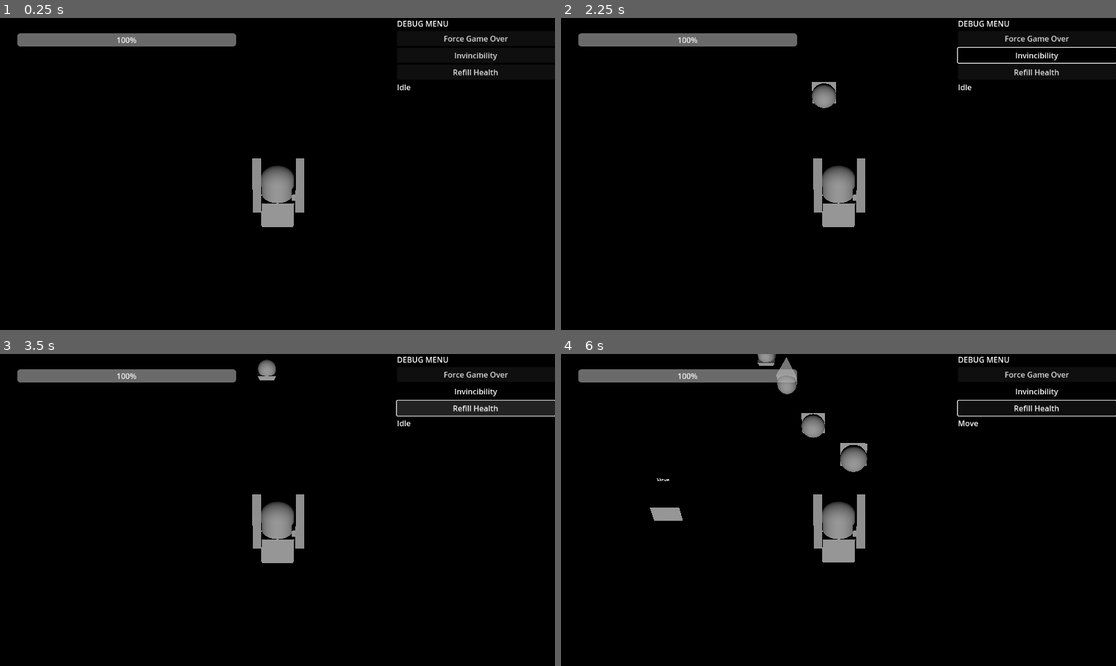
Above: before the commit, frames 1-4 (two rows, left to right).
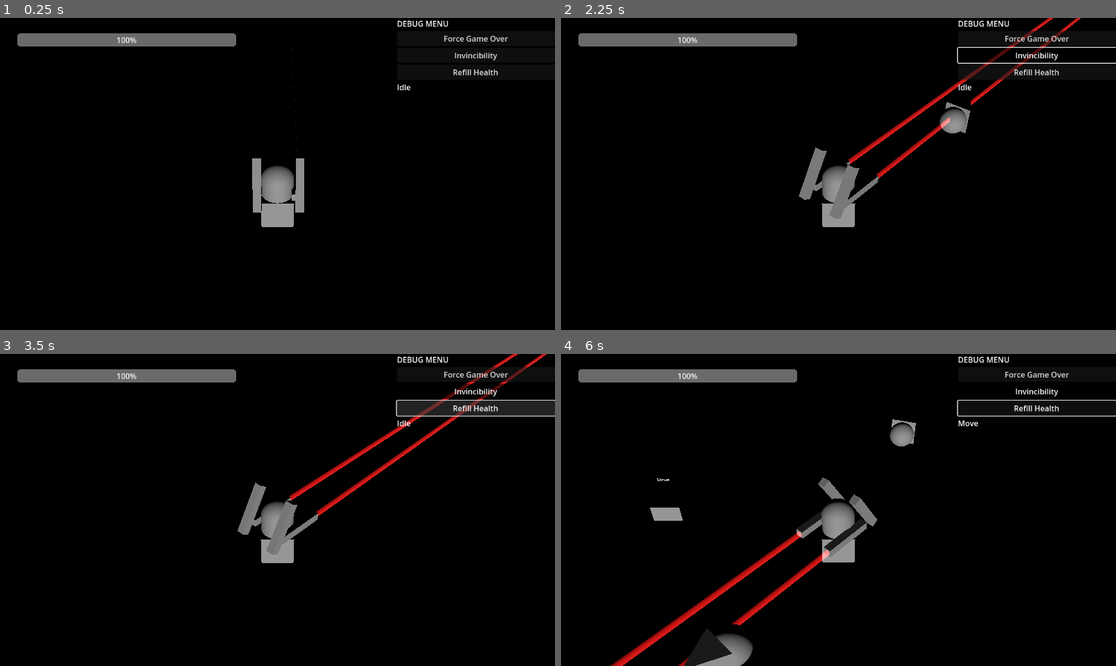
Above: after the commit, the same moments.

Repository: Boyquotes/Mech-Farmer
Game: Godot game, scene res://levels/debug.tscn
Same seed, same stepped clock (60 frames per second), same inputs: the game is played once before the commit and once after it.
Inputs (mouse positions are in pixels of both pictures, inside the frame that each line leads up to):
- Up to frame 1 (0.25 s): no input
- Up to frame 2 (2.25 s): click "Force Game Over" at 0.5 s; click "Try Again" at 1.25 s; click "Invincibility" at 2 s
- Up to frame 3 (3.5 s): click "Refill Health" at 2.75 s
- Up to frame 4 (6 s): move the mouse to (960, 494) at 3.52 s; press the mouse at (960, 494) at 3.53 s; hold D (move_right) 3.53-4.28 s; move the mouse to (727, 525) at 4.27 s; release the mouse at (727, 525) at 4.28 s; hold S (move_down) 4.28-5.03 s; right-click (727, 525) at 4.35 s; click (727, 525) at 4.42 s; move the mouse to (894, 441) at 5.02 s; press the mouse at (894, 441) at 5.03 s; hold D (move_right) 5.03-5.78 s; move the mouse to (810, 572) at 5.77 s; release the mouse at (810, 572) at 5.78 s; hold W (move_up) from 5.78 s (still down); right-click (810, 572) at 5.85 s; click (810, 572) at 5.92 s

The runs differ from the first frame. In frame 1, less than 0.1% of the frame differs, in the area x 52-54%, y 1-43%; in frame 2, 2.7%; in frame 3, 2.4%; in frame 4, 4.7%, in the area x 8-64%, y 0-100%.

Commit message:
added switch between mouse/controller aiming

Diff:
--- a/levels/debug.tscn
+++ b/levels/debug.tscn
@@ -1,10 +1,11 @@
-[gd_scene load_steps=9 format=3 uid="uid://b2jykexgxnvcd"]
+[gd_scene load_steps=10 format=3 uid="uid://b2jykexgxnvcd"]
 
 [ext_resource type="Script" path="res://scripts/ui/health_bar.gd" id="2_v0idh"]
 [ext_resource type="PackedScene" uid="uid://dqn38xb82d6ls" path="res://prefabs/debug/debug.tscn" id="3_7a4yb"]
 [ext_resource type="Script" path="res://scripts/ui/game_over.gd" id="3_cpks7"]
 [ext_resource type="PackedScene" uid="uid://bj4xgn05k5xvf" path="res://prefabs/characters/player.tscn" id="4_pqnvq"]
 [ext_resource type="PackedScene" uid="uid://e5ph860sy4bu" path="res://prefabs/characters/enemy_00.tscn" id="5_5ius6"]
+[ext_resource type="Script" path="res://scripts/levels/game_manager/game_manager.gd" id="6_c4vho"]
 
 [sub_resource type="BoxShape3D" id="BoxShape3D_4yuv3"]
 size = Vector3(60, 2, 60)
@@ -78,6 +79,7 @@
 [node name="Player" parent="." instance=ExtResource("4_pqnvq")]
 unique_name_in_owner = true
 transform = Transform3D(1, 0, 0, 0, 1, 0, 0, 0, 1, 0, 2.07451, 0)
+collision_layer = 3
 
 [node name="Camera3D" type="Camera3D" parent="Player"]
 transform = Transform3D(1, 0, 0, 0, 0.776002, 0.63073, 0, -0.63073, 0.776002, 0, 9.22436, 10.5203)
@@ -85,6 +87,8 @@
 fov = 37.8493
 
 [node name="StaticBody3D" type="StaticBody3D" parent="."]
+collision_layer = 16
+collision_mask = 0
 
 [node name="CollisionShape3D" type="CollisionShape3D" parent="StaticBody3D"]
 shape = SubResource("BoxShape3D_4yuv3")
@@ -94,5 +98,8 @@
 
 [node name="Enemy" parent="." instance=ExtResource("5_5ius6")]
 
+[node name="GameManager" type="Node" parent="."]
+script = ExtResource("6_c4vho")
+
 [connection signal="pressed" from="GameOver/Button" to="GameOver" method="_on_button_pressed"]
 [connection signal="state_changed" from="Player" to="DebugMenu" method="_on_player_state_changed"]
--- a/prefabs/characters/player.tscn
+++ b/prefabs/characters/player.tscn
@@ -1,9 +1,8 @@
-[gd_scene load_steps=10 format=3 uid="uid://bj4xgn05k5xvf"]
+[gd_scene load_steps=9 format=3 uid="uid://bj4xgn05k5xvf"]
 
 [ext_resource type="Script" path="res://scripts/player/state_machine.gd" id="1_asilg"]
 [ext_resource type="Script" path="res://scripts/player/states/motion/on_ground/idle.gd" id="2_7yaib"]
 [ext_resource type="PackedScene" uid="uid://cxqlokkkhycb7" path="res://prefabs/characters/primary_weapons/debug_cannon.tscn" id="2_rrsmg"]
-[ext_resource type="PackedScene" uid="uid://chf5iy4cu6p6o" path="res://prefabs/projectiles/bullet.tscn" id="3_1sbsc"]
 [ext_resource type="Script" path="res://scripts/player/states/motion/on_ground/move.gd" id="3_oi43o"]
 
 [sub_resource type="CapsuleMesh" id="CapsuleMesh_uowiw"]
@@ -29,23 +28,23 @@
 skeleton = NodePath("../..")
 
 [node name="PrimarySlot1" type="Node3D" parent="Torso"]
-transform = Transform3D(1, 1.78488e-11, 0, 1.42109e-11, 1, 0, 1.74623e-10, -3.49246e-10, 1, -0.594656, 0.161992, -0.304177)
+transform = Transform3D(1, 1.83036e-11, 0, 1.42109e-11, 1, -2.32831e-10, 4.07454e-10, -1.16415e-10, 1, 0.556247, 0.163041, -0.30528)
 
-[node name="PrimaryGun1" parent="Torso/PrimarySlot1" instance=ExtResource("2_rrsmg")]
-transform = Transform3D(1, -4.00178e-11, 0, 7.25322e-11, 1, 0, 0, 1.16415e-10, 1, 5.96046e-08, 0, 2.98023e-08)
+[node name="PrimaryGun" parent="Torso/PrimarySlot1" instance=ExtResource("2_rrsmg")]
+transform = Transform3D(1, 1.83036e-11, 0, 1.43245e-11, 1, 0, 0, 0, 1, -5.96046e-08, 0, 2.98023e-08)
 skeleton = NodePath("../../..")
 
 [node name="PrimarySlot2" type="Node3D" parent="Torso"]
-transform = Transform3D(1, 1.83036e-11, 0, 1.42109e-11, 1, -2.32831e-10, 4.07454e-10, -1.16415e-10, 1, 0.556247, 0.163041, -0.30528)
+transform = Transform3D(1, 1.77351e-11, 0, 1.40972e-11, 1, -1.16415e-10, 2.32831e-10, -4.65661e-10, 1, -0.594656, 0.161992, -0.304177)
 
-[node name="PrimaryGun2" parent="Torso/PrimarySlot2" instance=ExtResource("2_rrsmg")]
-transform = Transform3D(1, 1.83036e-11, 0, 1.43245e-11, 1, 0, 0, 0, 1, -5.96046e-08, 0, 2.98023e-08)
+[node name="PrimaryGun" parent="Torso/PrimarySlot2" instance=ExtResource("2_rrsmg")]
+transform = Transform3D(1, -4.00178e-11, 0, 7.25322e-11, 1, 0, 0, 1.16415e-10, 1, 5.96046e-08, 0, 2.98023e-08)
 skeleton = NodePath("../../..")
 
 [node name="SecondarySlot1" type="Node3D" parent="Torso"]
 transform = Transform3D(1, 0.00128581, 0.000310462, -0.000374036, 0.5, -0.866026, -0.00126877, 0.866025, 0.500001, 0.644041, 0.664011, 0.495822)
 
-[node name="SecondaryGun1" type="MeshInstance3D" parent="Torso/SecondarySlot1"]
+[node name="SecondaryGun" type="MeshInstance3D" parent="Torso/SecondarySlot1"]
 transform = Transform3D(1, -8.73115e-11, -1.60071e-10, -1.16415e-10, 1, 2.98023e-08, -7.27596e-11, 0, 1, -5.96046e-08, 0, 0)
 mesh = SubResource("BoxMesh_gtv21")
 skeleton = NodePath("../../..")
@@ -53,7 +52,7 @@
 [node name="SecondarySlot2" type="Node3D" parent="Torso"]
 transform = Transform3D(1, 0.0012858, 0.000310462, -0.000374036, 0.5, -0.866026, -0.00126877, 0.866025, 0.500001, -0.593889, 0.664011, 0.495822)
 
-[node name="SecondaryGun2" type="MeshInstance3D" parent="Torso/SecondarySlot2"]
+[node name="SecondaryGun" type="MeshInstance3D" parent="Torso/SecondarySlot2"]
 transform = Transform3D(1, -8.73115e-11, -1.16415e-10, -1.16415e-10, 1, 2.98023e-08, -7.27596e-11, 0, 1, 5.96046e-08, 0, 0)
 mesh = SubResource("BoxMesh_gtv21")
 skeleton = NodePath("../../..")
@@ -70,10 +69,6 @@
 
 [node name="Idle" type="Node" parent="States"]
 script = ExtResource("2_7yaib")
-projectile_scene = ExtResource("3_1sbsc")
-projectile_speed = null
 
 [node name="Move" type="Node" parent="States"]
 script = ExtResource("3_oi43o")
-projectile_scene = ExtResource("3_1sbsc")
-projectile_speed = null
--- a/prefabs/characters/primary_weapons/debug_cannon.tscn
+++ b/prefabs/characters/primary_weapons/debug_cannon.tscn
@@ -6,8 +6,19 @@
 [sub_resource type="BoxMesh" id="BoxMesh_gtv21"]
 size = Vector3(0.25, 0.25, 1.593)
 
+[sub_resource type="StandardMaterial3D" id="StandardMaterial3D_x3yv3"]
+transparency = 1
+blend_mode = 1
+depth_draw_mode = 1
+albedo_color = Color(1, 0, 0, 1)
+
+[sub_resource type="TubeTrailMesh" id="TubeTrailMesh_7ixtd"]
+material = SubResource("StandardMaterial3D_x3yv3")
+radius = 0.1
+section_length = 10.0
+
 [node name="DebugCannon" type="MeshInstance3D"]
-transform = Transform3D(1, 1.80762e-11, 0, 1.45519e-11, 1, 0, 5.82077e-11, -1.16415e-10, 1, -0.594656, 0.161992, -0.304177)
+transform = Transform3D(1, 1.80762e-11, 0, 1.45519e-11, 1, 0, 5.82077e-11, -1.16415e-10, 1, 0, 0, 0)
 mesh = SubResource("BoxMesh_gtv21")
 skeleton = NodePath("../../../..")
 script = ExtResource("1_n75tr")
@@ -19,4 +30,8 @@
 [node name="FireRateTimer" type="Timer" parent="."]
 wait_time = 0.3
 
+[node name="MeshInstance3D" type="MeshInstance3D" parent="."]
+transform = Transform3D(1, 1.80762e-11, 1.80762e-11, 1.80762e-11, -4.37114e-08, -1, -1.80762e-11, 1, -4.37114e-08, 0, 0, -25.7074)
+mesh = SubResource("TubeTrailMesh_7ixtd")
+
 [connection signal="timeout" from="FireRateTimer" to="." method="_on_timer_timeout"]
--- /dev/null
+++ b/scripts/levels/game_manager/game_manager.gd
@@ -0,0 +1,11 @@
+extends Node
+
+
+# Called when the node enters the scene tree for the first time.
+func _ready():
+	pass # Replace with function body.
+
+
+# Called every frame. 'delta' is the elapsed time since the previous frame.
+func _process(delta):
+	pass
--- a/scripts/player/states/motion/motion.gd
+++ b/scripts/player/states/motion/motion.gd
@@ -2,8 +2,10 @@
 
 
 @onready var torso = owner.get_node("Torso")
-@onready var primary_gun_1 = torso.get_node("PrimarySlot1/PrimaryGun1")
-@onready var primary_gun_2 = torso.get_node("PrimarySlot2/PrimaryGun2")
+@onready var primary_gun_1 = torso.get_node("PrimarySlot1/PrimaryGun")
+@onready var primary_gun_2 = torso.get_node("PrimarySlot2/PrimaryGun")
+
+var is_controller = true
 
 func get_input_direction():
 	var input_direction = Vector2()
@@ -24,8 +26,9 @@
 
 	var hit_pos
 	if ray_array.has("position"):
-		hit_pos = ray_array["position"]
-	hit_pos = Vector3()
+		hit_pos = ray_array["position"] + Vector3(0,1,0)
+	else:
+		hit_pos = Vector3()
 
 	torso.look_at(hit_pos)
 
@@ -37,3 +40,15 @@
 		var look_direction := joystick.normalized()
 		var target_rotation := look_direction.angle_to(Vector2(0,1) * -1)
 		torso.rotation.y = lerp_angle(torso.rotation.y, target_rotation, delta * rotation_speed)
+
+func aim_controls(delta):
+	if is_controller:
+		aim_controller(delta)
+	else:
+		aim_mouse()
+
+func _input(event):
+	if event is InputEventMouseButton:
+		is_controller = false
+	elif event is InputEventJoypadButton:
+		is_controller = true
--- a/scripts/player/states/motion/on_ground/idle.gd
+++ b/scripts/player/states/motion/on_ground/idle.gd
@@ -7,9 +7,7 @@
 	var input_direction = get_input_direction()
 	if input_direction:
 		emit_signal("finished", "move")
-	# TODO: Figure out toggle between mouse and controller
-	# aim_mouse()
-	aim_controller(delta)
+	aim_controls(delta)
 	if Input.is_action_pressed("fire_1"):
 		primary_gun_1.fire()
 	if Input.is_action_pressed("fire_2"):
--- a/scripts/player/states/motion/on_ground/move.gd
+++ b/scripts/player/states/motion/on_ground/move.gd
@@ -17,9 +17,7 @@
 		emit_signal("finished", "idle")
 
 	move(input_direction)
-	# TODO: Figure out toggle between mouse and controller
-	# aim_mouse()
-	aim_controller(delta)
+	aim_controls(delta)
 	if Input.is_action_pressed("fire_1"):
 		primary_gun_1.fire()
 	if Input.is_action_pressed("fire_2"):
Not shown: 1 places in prefabs/characters/primary_weapons/debug_cannon.tscn that only renumber resources
